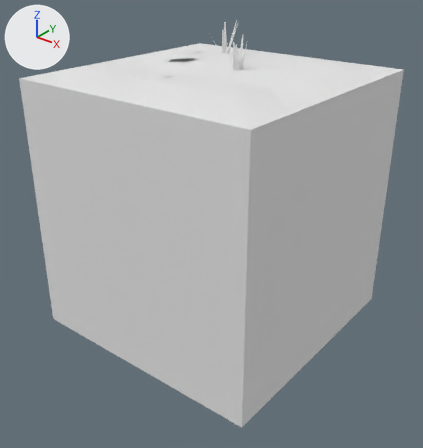
The FBX model Assets/Tiles/Blend/Blend Sand Dark 2.fbx, before and after one commit.
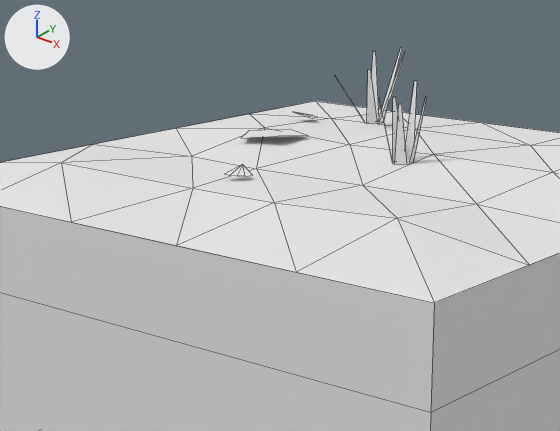
Each version is shown whole from a 50 mm camera at (2.68, -3.42, 1.93) aimed at (0.05, -0.13, -0.1), then close up on the part from 15% to 72% of the width and 0% to 41% of the height. Every picture has the same lights, and +X, +Y and +Z are marked at upper left. The older version's two pictures come first. The close-ups show mesh edges as thin lines. Where no turn or scale is listed for an object, it has been applied to the vertices. Vertices at exactly the same position are counted once.

Objects in the first close-up: 'Blend Sand Dark 2'.
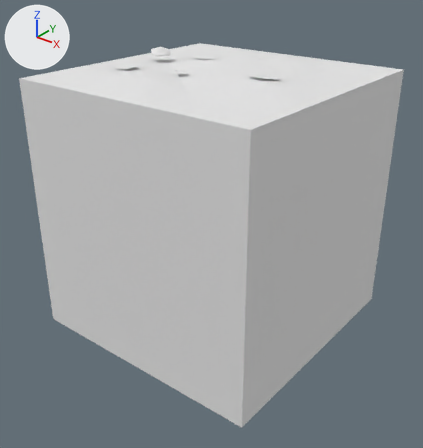
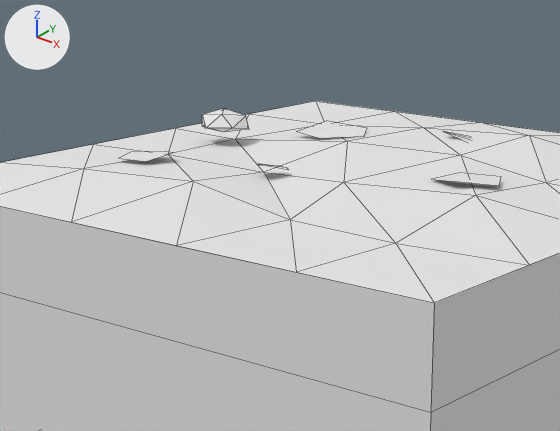
Patch to the scene script:
```diff
--- a/Assets/Tiles/Blend/Blend Sand Dark 2.fbx.py
+++ b/Assets/Tiles/Blend/Blend Sand Dark 2.fbx.py
@@ me_blend_sand_dark_2 @@
 # used by ob_blend_sand_dark_2; location = (0.0, 0.0, 0.0)
-me_blend_sand_dark_2.from_pydata(...)  # 111 vertices, 86 faces; spans x -1.0..1.0, y -1.0..1.0, z -1.0..1.34
+me_blend_sand_dark_2.from_pydata(...)  # 87 vertices, 94 faces; spans x -1.0..1.0, y -1.0..1.0, z -1.0..1.17
+# me_blend_sand_dark_2 part 1: the loose piece of 6 vertices spanning x -0.66..-0.58, y 0.46..0.54, z 1.09..1.11 is turned 42.5 degrees about the z axis through its middle and scaled by 1.2, then moved by (0.51, -0.77, 0.0)
+# me_blend_sand_dark_2 part 2: the loose piece of 5 vertices spanning x -0.59..-0.37, y 0.02..0.25, z 1.09..1.11 is turned -37.4 degrees about the z axis through its middle and scaled by 0.919, then moved by (0.93, -0.19, 0.0)
+# me_blend_sand_dark_2 part 3: the loose piece of 5 vertices spanning x -0.59..-0.37, y 0.02..0.25, z 1.09..1.11 is copied, and the copy is turned 65.3 degrees about the z axis through its middle and scaled by 0.754, then moved by (-0.06, -0.53, 0.0); it spans x -0.62..-0.45, y -0.47..-0.3, z 1.09..1.11
+# me_blend_sand_dark_2 part 4: 9 loose pieces with 36 vertices, spanning x -0.48..0.21, y -0.01..0.66, z 1.09..1.34, are deleted
+# me_blend_sand_dark_2 part 5
+# 4 vertices are removed from x -0.17..-0.1, y -0.43..-0.38, z 1.09
+# 5 faces are deleted
+# 28 vertices move from x -0.65..0.58, y -0.64..0.75, z 1.05..1.32 to x -0.65..0.64, y -0.65..0.64, z 1.05..1.12
+# 11 vertices are added at x -0.73..-0.45, y -0.03..0.24, z 1.09..1.17
+# 21 new faces join them
 me_blend_sand_dark_2.materials.append(mat_tileworld_tiles)
```

Where the change shows, as pixel boxes (x1, y1, x2, y2) in the close-ups (560 x 431 px; the box of a moved part takes in the faces that stretch with it):
'Blend Sand Dark 2', reshaped: before (0, 47, 560, 431); after (0, 101, 560, 431)
part 1 of me_blend_sand_dark_2, moved or reshaped: before (295, 112, 317, 119); after (258, 164, 288, 169)
part 2 of me_blend_sand_dark_2, moved or reshaped: before (242, 129, 308, 138); after (434, 173, 501, 186)
part 3 of me_blend_sand_dark_2, added: after (120, 151, 173, 162)
part 4 of me_blend_sand_dark_2, deleted: before (336, 47, 427, 165)
part 5 of me_blend_sand_dark_2, moved or reshaped: before (61, 51, 560, 303); after (86, 101, 560, 303)
